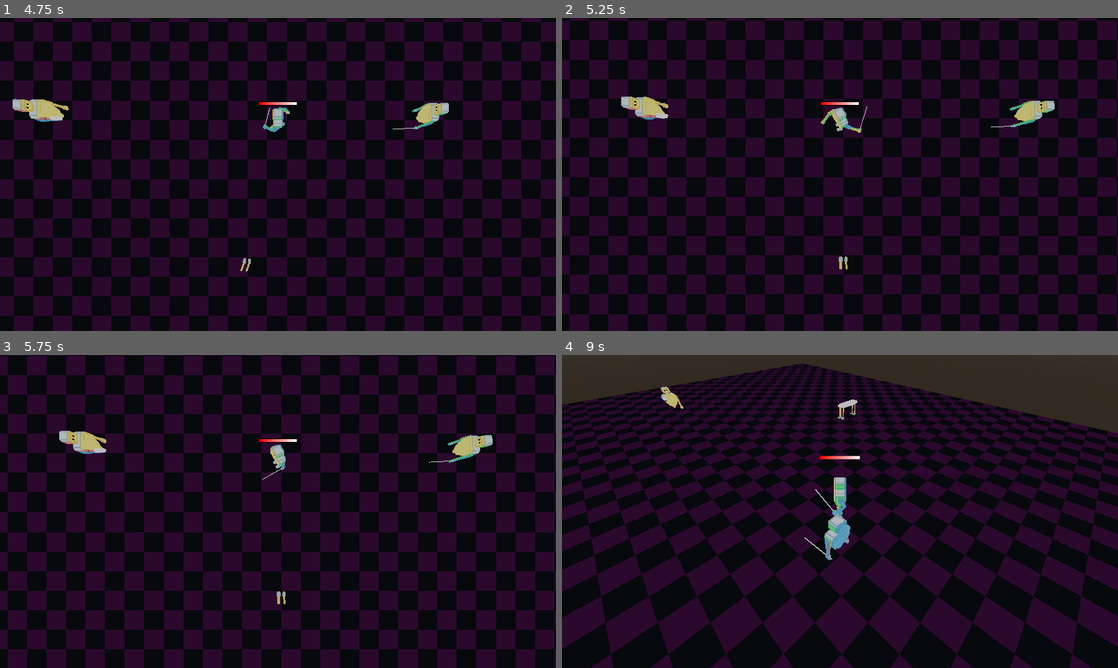
Above: before the commit, frames 1-4 (two rows, left to right).
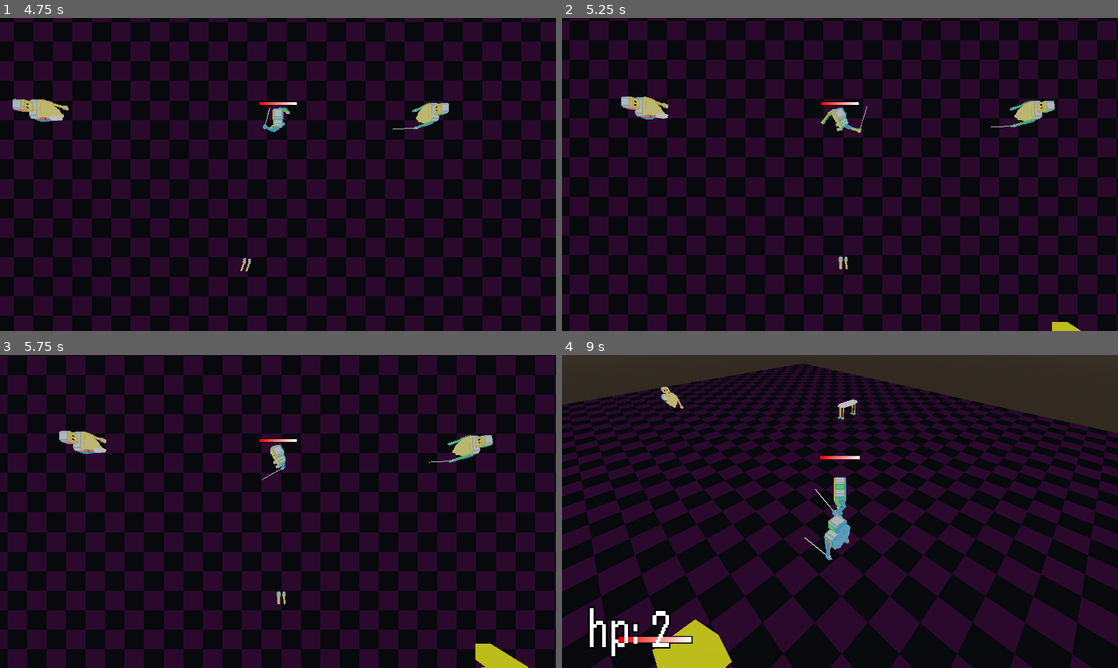
Above: after the commit, the same moments.

Repository: markguinn/kitbash-toy-clash
Game: Godot game, scene res://levels/dev/proto2.tscn
Same seed, same stepped clock (60 frames per second), same inputs: the game is played once before the commit and once after it.
Inputs:
- Up to frame 1 (4.75 s): tap Enter at 0.5 s; hold Right (right) 0.53-1.28 s; hold Z (attack1) 0.53-1.28 s; hold S (down) 1.28-2.03 s; tap Tab (switch_cam) at 1.35, 2.85, 4.35 s; hold Right (right) 2.03-2.78 s; hold Z (attack1) 2.03-2.78 s; hold W (up) 2.78-3.53 s; hold Z (attack1) 3.53-4.28 s; hold Left (left) from 3.53 s (still down)
- Up to frame 2 (5.25 s): release Left (left) at 5.03 s; hold S (down) from 5.03 s (still down); hold Z (attack1) from 5.03 s (still down)
- Up to frame 3 (5.75 s): keep holding S (down); keep holding Z (attack1)
- Up to frame 4 (9 s): release S (down) at 5.78 s; release Z (attack1) at 5.78 s; hold Right (right) 5.78-6.53 s; tap Tab (switch_cam) at 5.85, 7.35, 8.85 s; hold W (up) 6.53-7.28 s; hold Z (attack1) 6.53-7.28 s; hold Right (right) 7.28-8.03 s; hold S (down) 8.03-8.78 s; hold Z (attack1) 8.03-8.78 s; hold Left (left) from 8.78 s (still down)

Frame 1 is identical in both runs. In frame 2, 0.1% of the frame differs, in the area x 88-94%, y 97-100%; in frame 3, 0.5%; in frame 4, 2.4%, in the area x 4-31%, y 80-100%.

Commit message:
melee weapon damage example

Diff:
--- a/common/hit_box.gd
+++ b/common/hit_box.gd
@@ -10,3 +10,15 @@
 func _ready() -> void:
 	if not host:
 		host = get_parent_node_3d()
+
+
+func enable() -> void:
+	monitorable = true
+
+
+func disable() -> void:
+	monitorable = false
+
+
+func is_enabled() -> bool:
+	return monitorable
--- a/common/hurt_box.gd
+++ b/common/hurt_box.gd
@@ -23,4 +23,5 @@
 		var damage = area.damage
 		if not is_zero_approx(armor):
 			damage /= armor
+		Log.debug(self, host.name, "hurtbox was hit for", area.damage, "reduced to", damage)
 		life.add_damage(damage, area)
--- a/enemies/big_enemy/big_enemy.tscn
+++ b/enemies/big_enemy/big_enemy.tscn
@@ -9,12 +9,26 @@
 material = SubResource("StandardMaterial3D_fds3k")
 size = Vector3(2, 3, 2)
 
+[sub_resource type="BoxShape3D" id="BoxShape3D_2wib7"]
+size = Vector3(3, 4, 3)
+
+[sub_resource type="ViewportTexture" id="ViewportTexture_2wib7"]
+viewport_path = NodePath("HealthBar/the/health")
+
 [node name="BigEnemy" unique_id=1807322689 instance=ExtResource("1_2wib7")]
+take_damage_from_causing_it = 0.0
 
 [node name="Body" type="MeshInstance3D" parent="." index="0" unique_id=560195625]
 transform = Transform3D(1, 0, 0, 0, 1, 0, 0, 0, 1, 0, 1.5, 0)
 mesh = SubResource("BoxMesh_2wib7")
 
+[node name="CollisionShape3D" parent="HurtBox" parent_id_path=PackedInt32Array(813712142) index="0" unique_id=911874032]
+transform = Transform3D(1, 0, 0, 0, 1, 0, 0, 0, 1, 0, 1, 0)
+shape = SubResource("BoxShape3D_2wib7")
+
 [node name="Life" parent="." index="4" unique_id=1100470729]
 starting_hp = 2.0
 armor = 1.1
+
+[node name="the" parent="HealthBar" parent_id_path=PackedInt32Array(38360166) index="0" unique_id=216841935]
+texture = SubResource("ViewportTexture_2wib7")
--- a/levels/dev/proto2.tscn
+++ b/levels/dev/proto2.tscn
@@ -6,6 +6,7 @@
 [ext_resource type="PackedScene" uid="uid://bobgrurpfdnwv" path="res://player/player.tscn" id="5_eaxg1"]
 [ext_resource type="PackedScene" uid="uid://dqvrj27ervih7" path="res://player/generic_temp/temp_body_1.tscn" id="5_g1bde"]
 [ext_resource type="PackedScene" uid="uid://v13awrp2jboj" path="res://player/generic_temp/temp_body_2.tscn" id="6_unxl6"]
+[ext_resource type="PackedScene" uid="uid://b64kv0p1jxrdi" path="res://enemies/big_enemy/big_enemy_spawner.tscn" id="7_tm3by"]
 
 [sub_resource type="ProceduralSkyMaterial" id="ProceduralSkyMaterial_hchdm"]
 
@@ -189,6 +190,9 @@
 shape = SubResource("SphereShape3D_iynve")
 debug_color = Color(0, 0.6, 0.69803923, 1)
 
+[node name="BigEnemySpawner" parent="." unique_id=1330096657 instance=ExtResource("7_tm3by")]
+transform = Transform3D(1, 0, 0, 0, 1, 0, 0, 0, 1, 30.31403, 0, 39.95581)
+
 [connection signal="body_entered" from="Human/Area3D2" to="." method="_on_human_body_entered"]
 [connection signal="body_entered" from="SwordArm/Area3D2" to="." method="_on_sword_arm_body_entered"]
 [connection signal="body_entered" from="Horse/Area3D" to="." method="_on_horse_body_entered"]
--- a/player/generic_temp/temp_body_1.tscn
+++ b/player/generic_temp/temp_body_1.tscn
@@ -5,11 +5,16 @@
 [ext_resource type="Script" uid="uid://0ksdxe4wfcij" path="res://common/body_part.gd" id="3_rlt0s"]
 [ext_resource type="Script" uid="uid://cduhh7u3r7tsb" path="res://player/sword_arm.gd" id="4_nflsb"]
 [ext_resource type="Script" uid="uid://dwctbgtrj80mq" path="res://common/stat_block.gd" id="5_7qy1q"]
+[ext_resource type="Script" uid="uid://bb7mqdux6xdrk" path="res://common/hit_box.gd" id="6_gjhtx"]
 
 [sub_resource type="Resource" id="Resource_xnjbx"]
 script = ExtResource("5_7qy1q")
 attack_cooldown = 700
 metadata/_custom_type_script = "uid://dwctbgtrj80mq"
+
+[sub_resource type="CapsuleShape3D" id="CapsuleShape3D_iynve"]
+radius = 1.0
+height = 3.0
 
 [sub_resource type="Resource" id="Resource_wd0vf"]
 script = ExtResource("5_7qy1q")
@@ -36,6 +41,18 @@
 extra_tracks = Array[String](["root/torso"])
 stats = SubResource("Resource_xnjbx")
 
+[node name="HitBox" type="Area3D" parent="root/torso/left_arm/left_arm2/mesh" parent_id_path=PackedInt32Array(1047245733) index="0" unique_id=1651195800]
+transform = Transform3D(1, 0, 1.8256035e-15, 3.5527137e-15, 1, 3.5527137e-15, 1.8256033e-15, 0, 1, 0, 0.94545555, 0)
+collision_layer = 4
+collision_mask = 0
+script = ExtResource("6_gjhtx")
+damage = 3.0
+metadata/_custom_type_script = "uid://bb7mqdux6xdrk"
+
+[node name="CollisionShape3D" type="CollisionShape3D" parent="root/torso/left_arm/left_arm2/mesh/HitBox" index="0" unique_id=1574372639]
+shape = SubResource("CapsuleShape3D_iynve")
+debug_color = Color(0.99215686, 0.039215688, 0.23137255, 1)
+
 [node name="right_arm" parent="root/torso" index="3" unique_id=1196472177]
 transform = Transform3D(0.043619365, 4.1804725e-08, -0.99904823, 0.99904823, -4.3669786e-08, 0.043619365, -4.1804725e-08, -1, -4.3669786e-08, -0.9375, 0.0625, 0)
 script = ExtResource("3_rlt0s")
--- a/player/sword_arm.gd
+++ b/player/sword_arm.gd
@@ -1,2 +1,25 @@
 class_name SwordArmBodyPart
 extends BodyPart
+
+@onready var hit_box: HitBox = $left_arm2/mesh/HitBox
+
+func _ready() -> void:
+	super._ready()
+	hit_box.disable()
+
+	var n = get_parent()
+	while n:
+		if n is CharacterBody3D:
+			hit_box.host = n
+			break
+		n = n.get_parent()
+
+
+func _on_attack_start(_dir: Vector3) -> void:
+	hit_box.enable()
+	pass
+
+
+func _on_attack_end(_dir: Vector3) -> void:
+	hit_box.disable()
+	pass
Not shown: 2 places in levels/dev/proto2.tscn that only renumber resources
